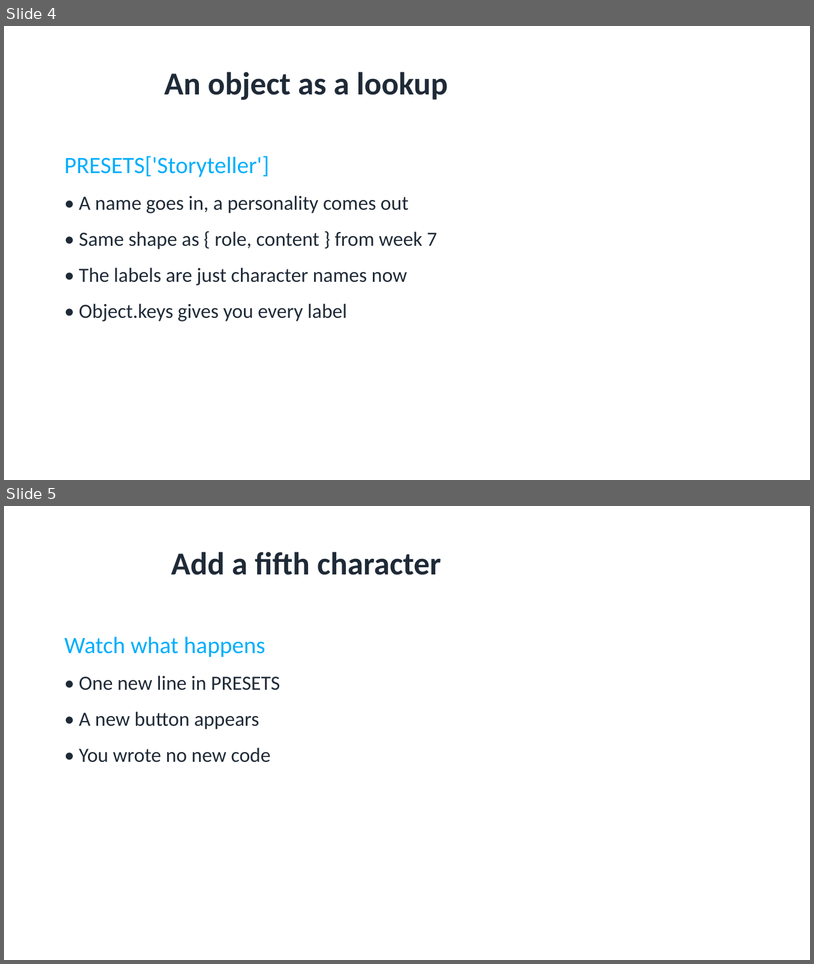
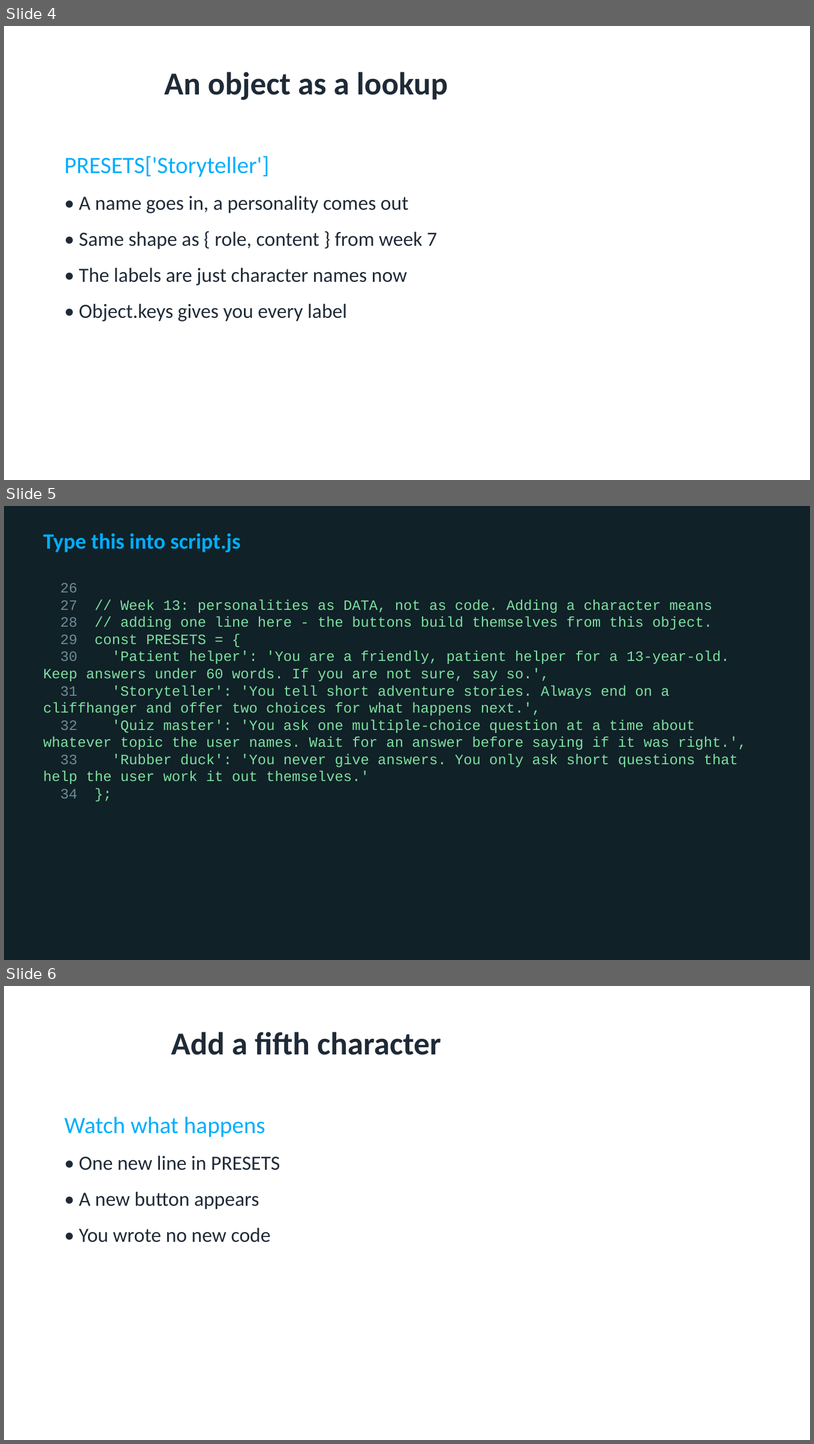
Before and after one commit to utgapps/utgapps.github.io, a slide deck: ai101/slides/week-13.pptx. Shown one above the other, each under a label of ours: slides 4 and 5 before the commit, slides 4, 5 and 6 after it. The pictures are 814x964 and 814x1444 pixels, drawn with LibreOffice and Linux fonts; fonts in the diff are those of the drawing. Boxes give left, top, right and bottom in pixels: in the first picture for what was removed or moved away, otherwise in the second. Text is boxed around its words. In the diff, an @@ line names an element or a change of style, - is before the commit and + after.

```diff
--- a/ai101/slides/week-13.pptx
+++ b/ai101/slides/week-13.pptx
@@ slide 5 added at (4,506,810,960), background #102127 @@
@@ text added at (43,533,240,552), 26 pt, text #01AEFD, bold @@
+Type this into script.js
@@ text added at (43,583,747,798), 17 pt, text #7FE0A0 @@
+26
+27 // Week 13: personalities as DATA, not as code. Adding a character means
+28 // adding one line here - the buttons build themselves from this object.
+29 const PRESETS = {
+30 'Patient helper': 'You are a friendly, patient helper for a 13-year-old. Keep answers under 60 words. If you are not sure, say so.',
+31 'Storyteller': 'You tell short adventure stories. Always end on a cliffhanger and offer two choices for what happens next.',
+32 'Quiz master': 'You ask one multiple-choice question at a time about whatever topic the user names. Wait for an answer before saying if it was right.',
+33 'Rubber duck': 'You never give answers. You only ask short questions that help the user work it out themselves.'
+34 };
@@ what was slide 5 is now slide 6 @@
```
Also in this commit, not shown: 6 other slides added, 34 other files.
